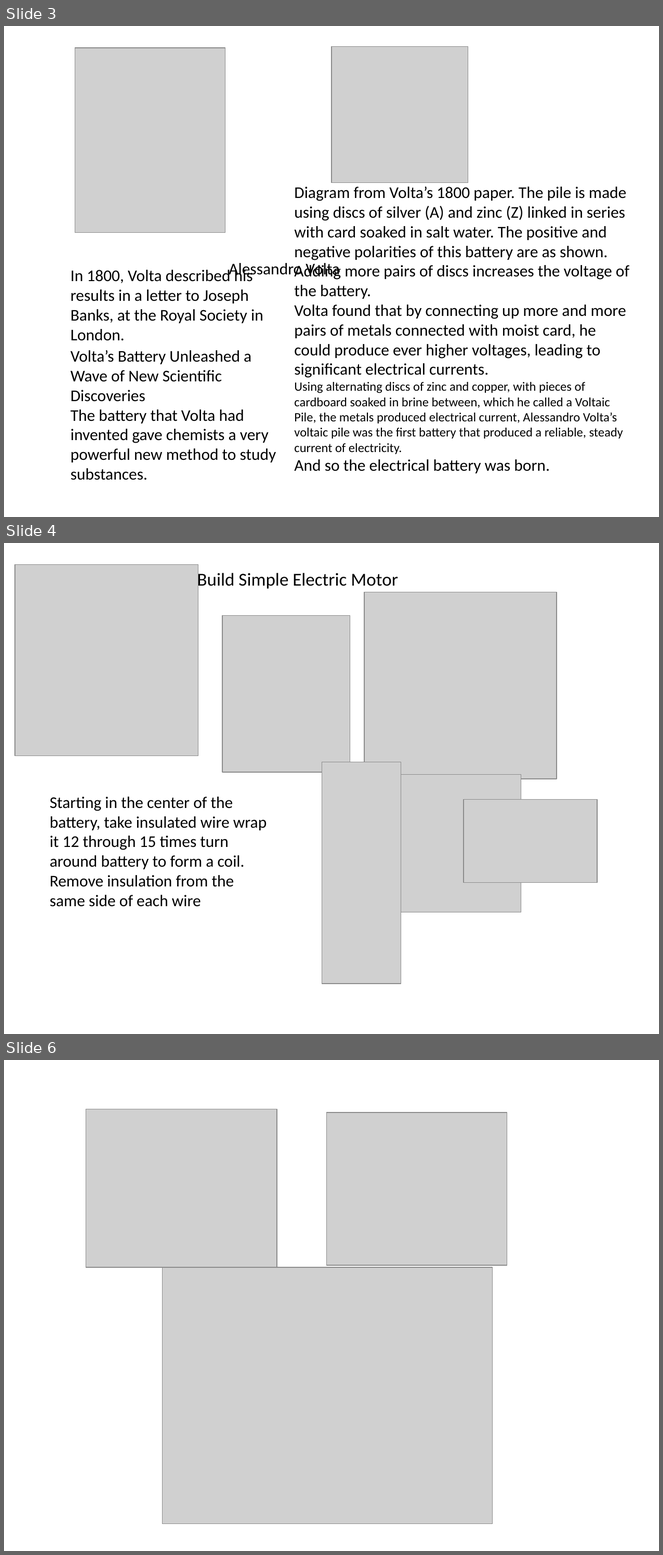
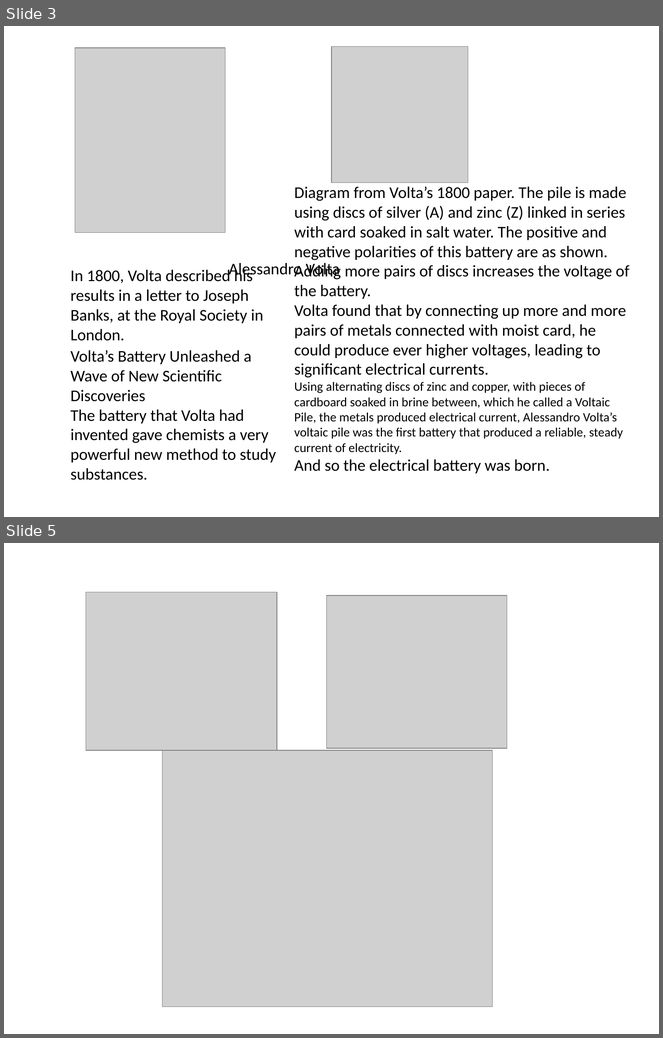
Before and after one commit to mlshaunw/SDMF-Project, a slide deck: My-Linh Lam Weatherford’s EDU Projects - Copy.pptx. Shown one above the other, each under a label of ours: slides 3, 4 and 6 before the commit, slides 3 and 5 after it; the slides between them are not shown. The pictures are 663x1555 and 663x1038 pixels, drawn with LibreOffice and Linux fonts; fonts in the diff are those of the drawing; grey boxes stand for pictures. Boxes give left, top, right and bottom in pixels: in the first picture for what was removed or moved away, otherwise in the second. Text is boxed around its words. In the diff, an @@ line names an element or a change of style, - is before the commit and + after.

```diff
--- a/My-Linh Lam Weatherford’s EDU Projects - Copy.pptx
+++ b/My-Linh Lam Weatherford’s EDU Projects - Copy.pptx
@@ slide 4 removed at (4, 543, 659, 1034), background #FFFFFF @@
@@ picture removed at (15, 565, 198, 756) @@
@@ text removed at (197, 571, 398, 590) @@
-Build Simple Electric Motor
@@ picture removed at (364, 592, 557, 779) @@
@@ picture removed at (222, 616, 350, 772) @@
@@ picture removed at (322, 762, 402, 984) @@
@@ picture removed at (362, 775, 521, 913) @@
@@ text removed at (50, 797, 267, 907) @@
-Starting in the center of the battery, take insulated wire wrap it 12 through 15 times turn around battery to form a coil. Remove insulation from the same side of each wire
@@ picture removed at (464, 800, 598, 883) @@
@@ what was slide 6 is now slide 5 @@
```
Also in this commit, not shown: 2 slides changed.
